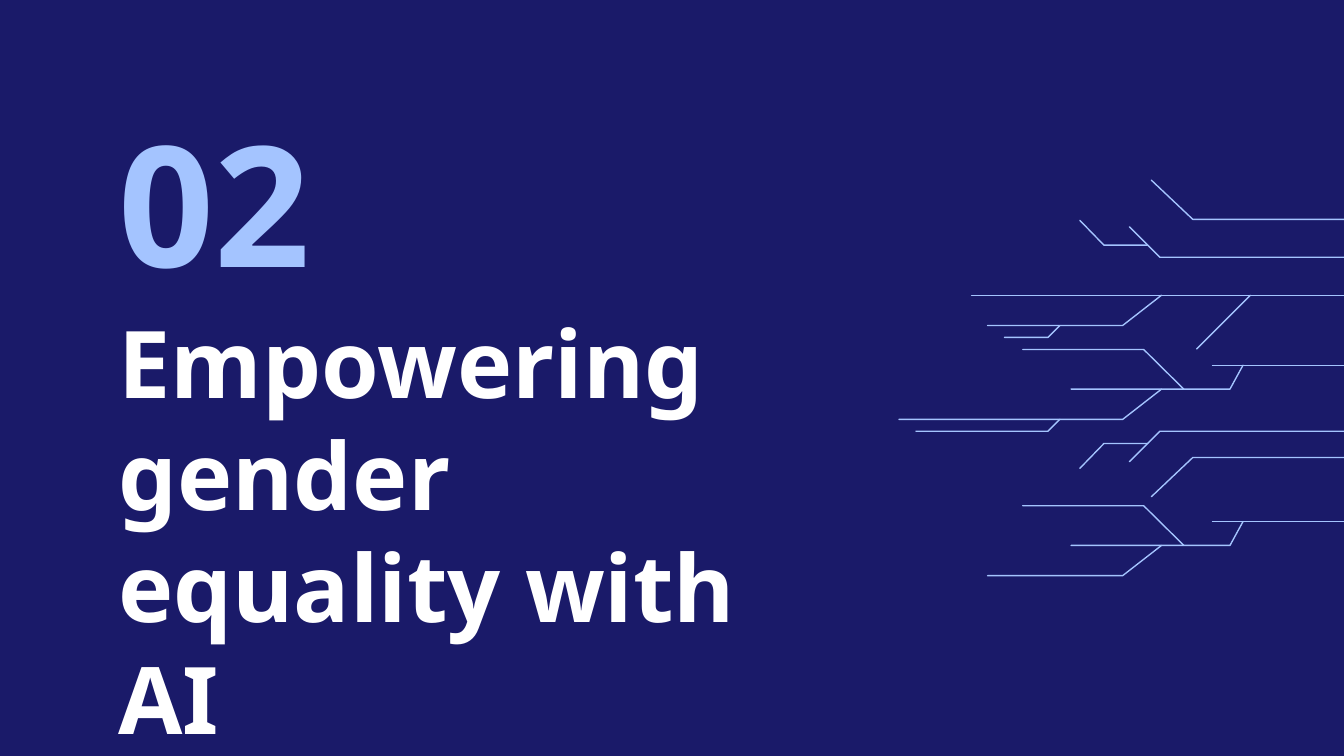
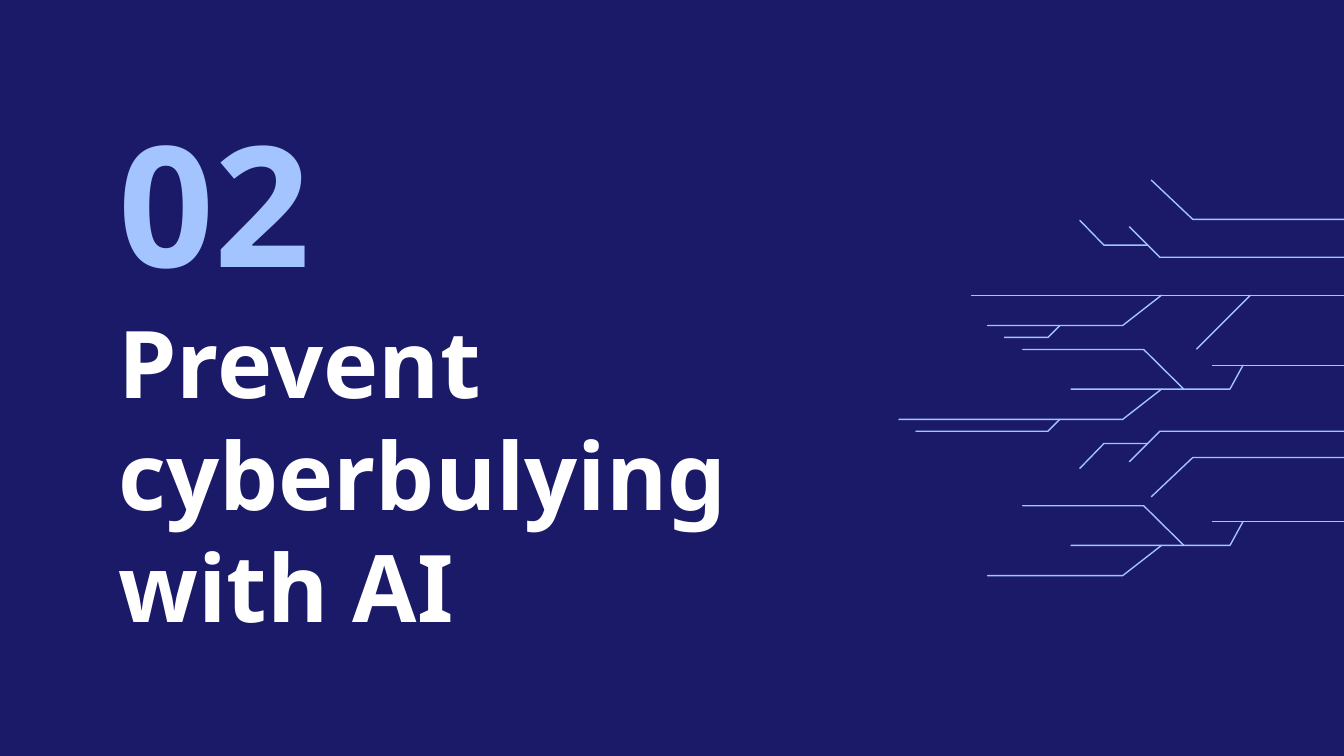
Before and after one commit to TYAtanasov21/Versus, a slide deck: slide 4 of documents/Versus_Presentation.pptx. Drawn at 1344x756 pixels with LibreOffice and Linux fonts; fonts in the diff are those of the drawing; background and template pictures are left out. Boxes give left, top, right and bottom in pixels: in the first picture for what was removed or moved away, otherwise in the second. Text is boxed around its words. In the diff, an @@ line names an element or a change of style, - is before the commit and + after.

Commit message:
Edit presentation

```diff
--- a/documents/Versus_Presentation.pptx
+++ b/documents/Versus_Presentation.pptx
@@ title at (118,331,727,623): text changed @@
-Empowering gender equality with AI
+Prevent cyberbulying with AI
```
Also in this commit, not shown: 1 other slide changed, 1 slide added, 1 other file.
